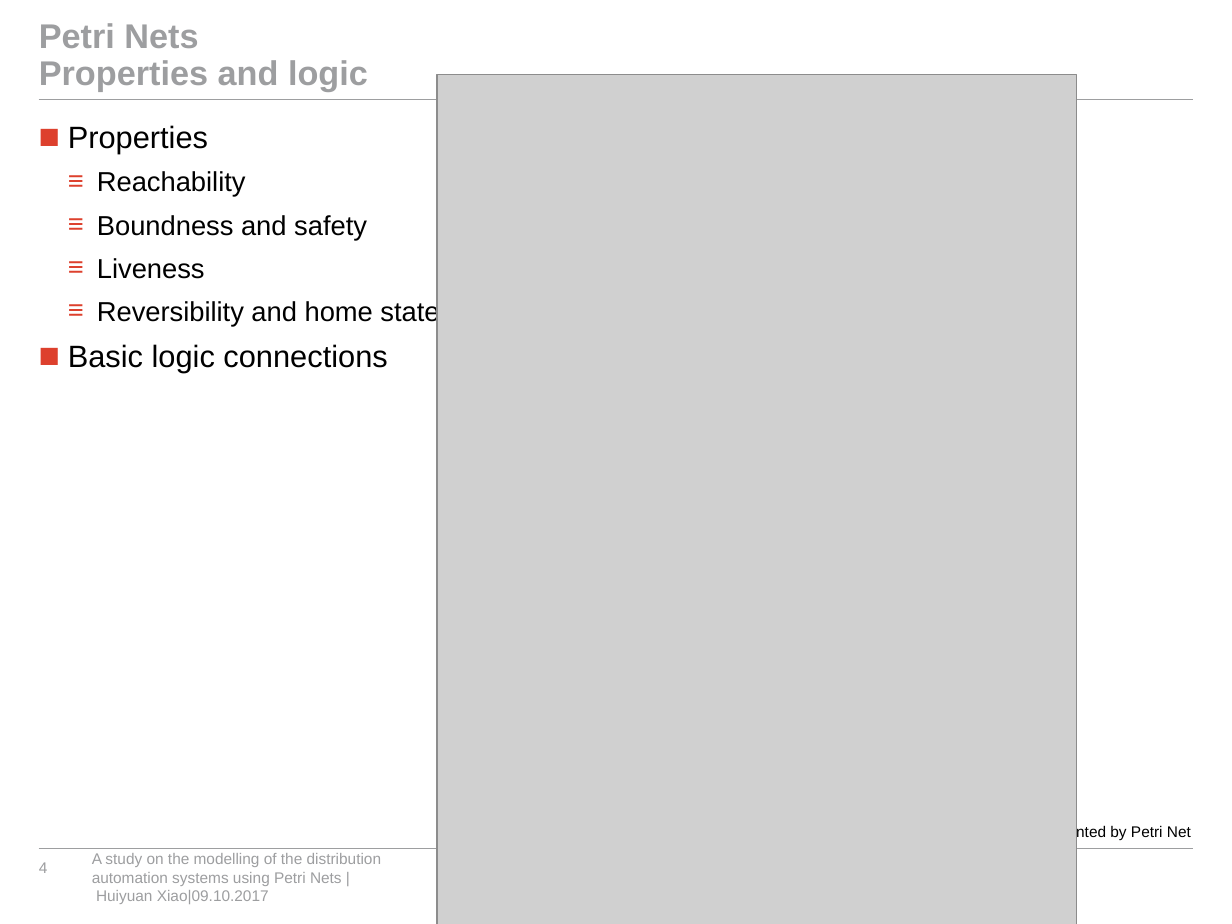
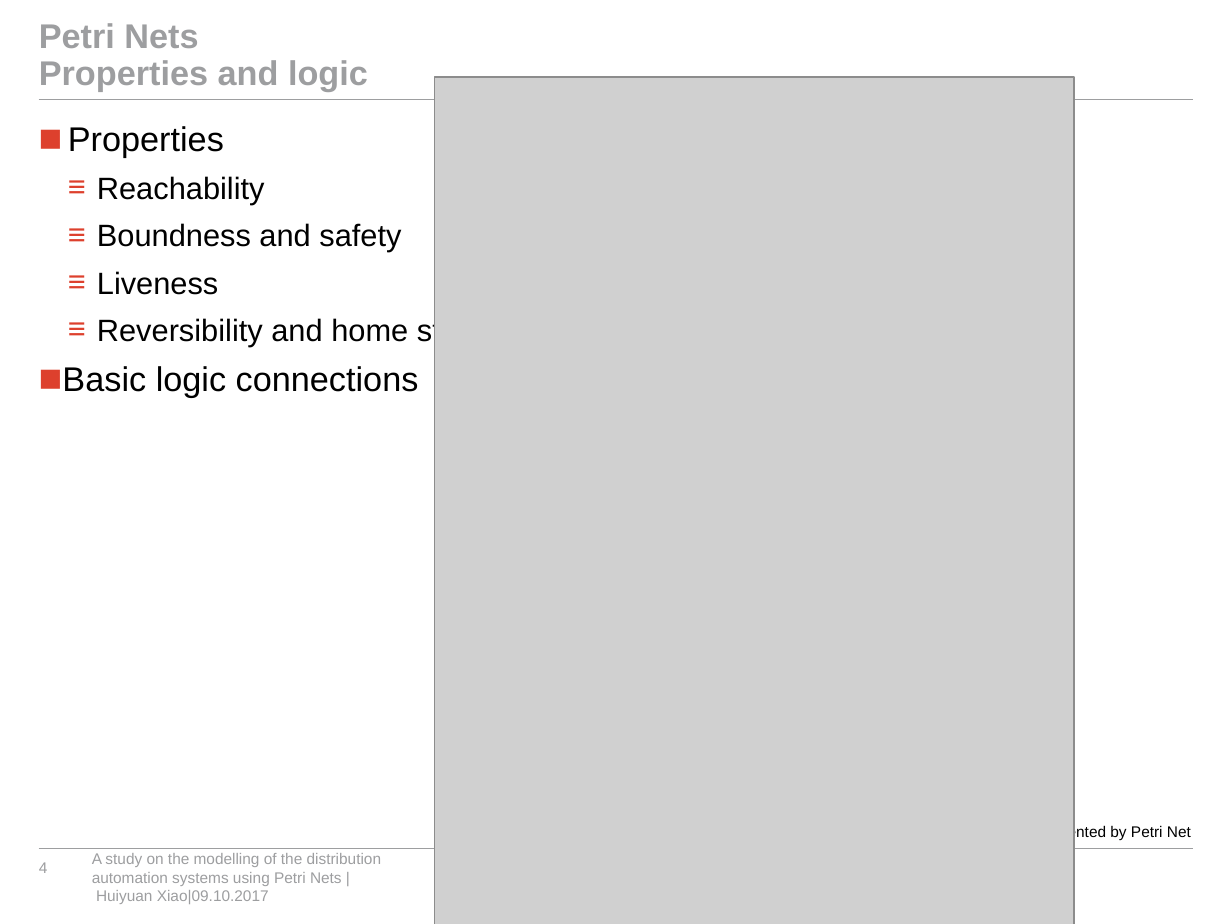
Before and after one commit to MayayaXiao/master-thesis, a slide deck: slide 4 of 02_Thesis/02_Presentation_Thesis/Thesis presentation .pptx. Drawn at 1232x924 pixels with LibreOffice and Linux fonts; fonts in the diff are those of the drawing; grey boxes stand for pictures; background and template pictures are left out. Boxes give left, top, right and bottom in pixels: in the first picture for what was removed or moved away, otherwise in the second. Text is boxed around its words. In the diff, an @@ line names an element or a change of style, - is before the commit and + after.

```diff
--- a/02_Thesis/02_Presentation_Thesis/Thesis presentation .pptx
+++ b/02_Thesis/02_Presentation_Thesis/Thesis presentation .pptx
@@ picture: place and size @@
-picture at [437,74,1077,924]
+picture at [435,78,1074,924]
@@ text "Properties" at [62,126,484,398]: size 18 to 20 pt in "Properties", "Basic logic connections"; size 16 to 18 pt in "Reachability", "Boundness and safety", "Liveness", "Reversibility and home state"; list level 2 to 1 in "Basic logic connections" @@
```
Also in this commit, not shown: 1 other slide changed, 1 slide added.
